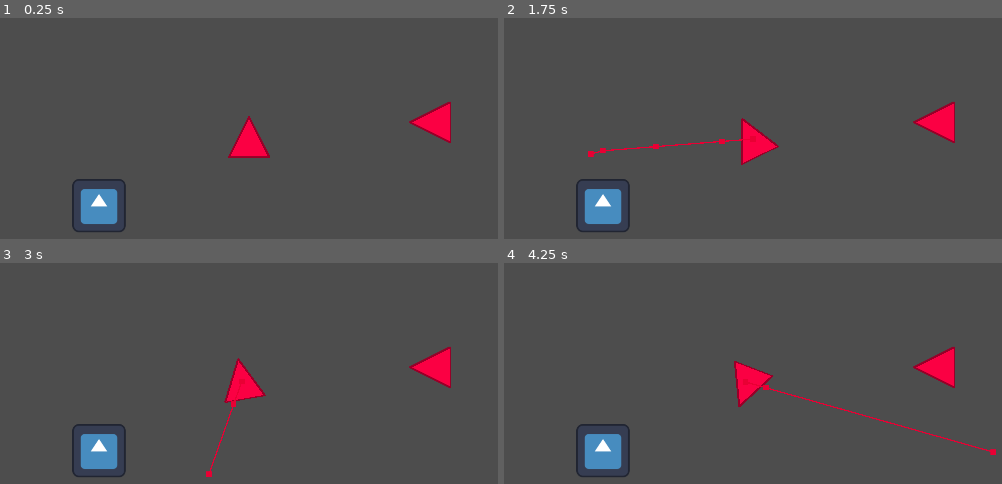
Above: before the commit, frames 1-4 (two rows, left to right).
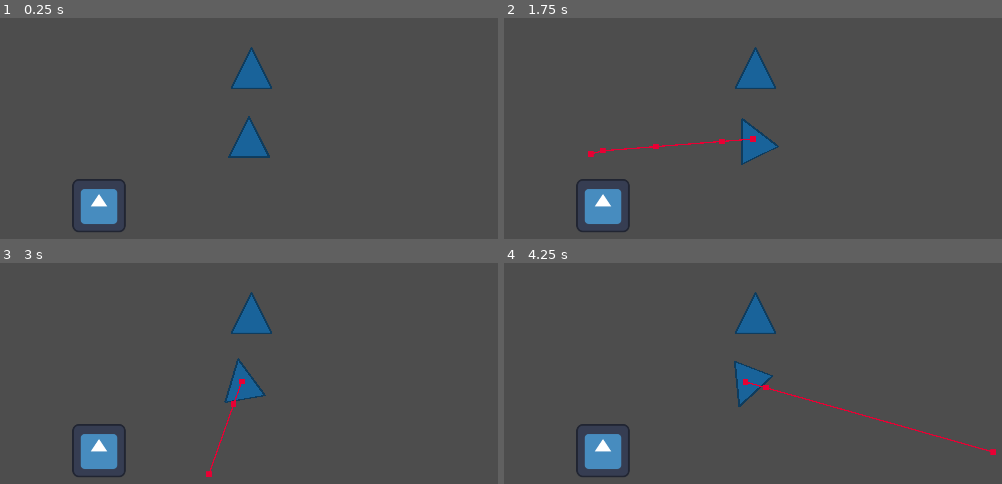
Above: after the commit, the same moments.

Repository: MendicantNinja/TheLastFleet
Game: Godot game, scene res://Scenes/GameScenes/CombatMap.tscn
The game is run twice, just before and just after one commit, with the same random seed, the same clock (stepped at 60 frames per second) and the same inputs. Before the commit the project has no main scene; this scene is started directly in both runs. The engine's default icon, where the game draws it, is replaced by a stand-in: a white triangle on a blue panel in a dark square.
Inputs (mouse positions are in pixels of both pictures, inside the frame that each line leads up to):
- Up to frame 1 (0.25 s): no input
- Up to frame 2 (1.75 s): tap Enter at 0.5 s; click (753, 139) at 0.67 s; tap Space at 1.25 s; move the mouse to (593, 161) at 1.27 s; click (593, 161) at 1.42 s
- Up to frame 3 (3 s): move the mouse to (328, 285) at 2.02 s; click (328, 285) at 2.17 s; move the mouse to (209, 472) at 2.77 s; click (209, 472) at 2.92 s
- Up to frame 4 (4.25 s): move the mouse to (992, 450) at 3.52 s; click (992, 450) at 3.67 s

The runs differ from the first frame. In frame 1, 2.5% of the frame differs, in the area x 45-91%, y 13-64%; in frame 2, 2.5%; in frame 3, 2.5%; in frame 4, 2.5%.

Commit message:
Basic Agent Avoidance Patch
Includes intermediate pathing fix amend.

Diff:
--- a/Scenes/GameScenes/CombatMap.tscn
+++ b/Scenes/GameScenes/CombatMap.tscn
@@ -50,7 +50,6 @@
 
 [node name="TestObstacle" type="StaticBody2D" parent="NavigationRegion2D"]
 position = Vector2(600, 700)
-collision_layer = 2
 
 [node name="TestSprite" type="Sprite2D" parent="NavigationRegion2D/TestObstacle"]
 texture = ExtResource("3_ousd4")
@@ -58,11 +57,9 @@
 [node name="CollisionShape2D" type="CollisionShape2D" parent="NavigationRegion2D/TestObstacle"]
 shape = SubResource("CircleShape2D_mwokj")
 
-[node name="PlayerShip" type="RigidBody2D" parent="."]
+[node name="PlayerShip" type="RigidBody2D" parent="NavigationRegion2D"]
 position = Vector2(960, 540)
 rotation = -1.5708
-collision_layer = 5
-collision_mask = 7
 input_pickable = true
 gravity_scale = 0.0
 continuous_cd = 1
@@ -70,17 +67,17 @@
 max_contacts_reported = 10
 script = ExtResource("2_u31ug")
 
-[node name="ShipSprite" type="Sprite2D" parent="PlayerShip"]
-self_modulate = Color(1, 0, 0.266666, 1)
+[node name="ShipSprite" type="Sprite2D" parent="NavigationRegion2D/PlayerShip"]
+self_modulate = Color(0.101362, 0.395403, 0.613697, 1)
 rotation = 1.5708
 scale = Vector2(0.1, 0.1)
 texture = ExtResource("1_1p2qq")
 offset = Vector2(0, -50)
 
-[node name="CollisionShape" type="CollisionShape2D" parent="PlayerShip"]
+[node name="CollisionShape" type="CollisionShape2D" parent="NavigationRegion2D/PlayerShip"]
 shape = SubResource("CircleShape2D_63ky0")
 
-[node name="ShipNavigationAgent" type="NavigationAgent2D" parent="PlayerShip"]
+[node name="ShipNavigationAgent" type="NavigationAgent2D" parent="NavigationRegion2D/PlayerShip"]
 path_desired_distance = 50.0
 target_desired_distance = 20.0
 path_max_distance = 50.0
@@ -89,42 +86,50 @@
 neighbor_distance = 1000.0
 time_horizon_agents = 5.0
 time_horizon_obstacles = 1.0
-avoidance_mask = 6
-avoidance_priority = 0.99
+max_speed = 1000.0
 debug_enabled = true
 debug_use_custom = true
 debug_path_custom_color = Color(0.913757, 0, 0.203475, 1)
 debug_path_custom_point_size = 13.0
 debug_path_custom_line_width = 3.0
 
-[node name="EnemyShip" type="RigidBody2D" parent="."]
-position = Vector2(1400, 500)
-rotation = 3.14159
-collision_layer = 5
-collision_mask = 7
+[node name="PlayerShip2" type="RigidBody2D" parent="NavigationRegion2D"]
+position = Vector2(966, 375)
+rotation = -1.5708
+input_pickable = true
 gravity_scale = 0.0
+continuous_cd = 1
 contact_monitor = true
 max_contacts_reported = 10
+script = ExtResource("2_u31ug")
 
-[node name="ShipSprite" type="Sprite2D" parent="EnemyShip"]
-self_modulate = Color(1, 0, 0.266666, 1)
+[node name="ShipSprite" type="Sprite2D" parent="NavigationRegion2D/PlayerShip2"]
+self_modulate = Color(0.101362, 0.395403, 0.613697, 1)
 rotation = 1.5708
 scale = Vector2(0.1, 0.1)
 texture = ExtResource("1_1p2qq")
 offset = Vector2(0, -50)
 
-[node name="CollisionShape2D" type="CollisionShape2D" parent="EnemyShip"]
+[node name="CollisionShape" type="CollisionShape2D" parent="NavigationRegion2D/PlayerShip2"]
 shape = SubResource("CircleShape2D_63ky0")
 
-[node name="NavigationAgent2D" type="NavigationAgent2D" parent="EnemyShip"]
+[node name="ShipNavigationAgent" type="NavigationAgent2D" parent="NavigationRegion2D/PlayerShip2"]
+path_desired_distance = 50.0
+target_desired_distance = 20.0
+path_max_distance = 50.0
 avoidance_enabled = true
-radius = 70.0
+radius = 200.0
 neighbor_distance = 1000.0
+time_horizon_agents = 5.0
 time_horizon_obstacles = 1.0
-avoidance_layers = 4
-avoidance_mask = 3
+max_speed = 1000.0
+debug_enabled = true
+debug_use_custom = true
+debug_path_custom_color = Color(0.913757, 0, 0.203475, 1)
+debug_path_custom_point_size = 13.0
+debug_path_custom_line_width = 3.0
 
-[node name="MeshInstance2D" type="MeshInstance2D" parent="EnemyShip"]
-
-[connection signal="input_event" from="PlayerShip" to="PlayerShip" method="_on_input_event"]
-[connection signal="velocity_computed" from="PlayerShip/ShipNavigationAgent" to="PlayerShip" method="_on_ShipNavigationAgent_velocity_computed"]
+[connection signal="input_event" from="NavigationRegion2D/PlayerShip" to="NavigationRegion2D/PlayerShip" method="_on_input_event"]
+[connection signal="velocity_computed" from="NavigationRegion2D/PlayerShip/ShipNavigationAgent" to="NavigationRegion2D/PlayerShip" method="_on_ShipNavigationAgent_velocity_computed"]
+[connection signal="input_event" from="NavigationRegion2D/PlayerShip2" to="NavigationRegion2D/PlayerShip2" method="_on_input_event"]
+[connection signal="velocity_computed" from="NavigationRegion2D/PlayerShip2/ShipNavigationAgent" to="NavigationRegion2D/PlayerShip2" method="_on_ShipNavigationAgent_velocity_computed"]
--- a/Scripts/ship.gd
+++ b/Scripts/ship.gd
@@ -6,6 +6,11 @@
 var acceleration: Vector2 = Vector2.ZERO
 var avoidance_velocity: Vector2 = Vector2.ZERO
 var target_position: Vector2 = Vector2.ZERO
+
+# Used for intermediate pathing around dynamic agents
+var final_target_position: Vector2 = Vector2.ZERO
+var intermediate_pathing: bool = false
+
 var movement_delta: float = 0.0
 var ship_select: bool = false
 
@@ -16,6 +21,7 @@
 func _input(event: InputEvent) -> void:
 	if event is InputEventMouseButton:
 		if event.pressed and event.button_mask == MOUSE_BUTTON_MASK_LEFT and ship_select:
+			intermediate_pathing = false
 			target_position = event.global_position
 			ShipNavigationAgent.set_target_position(target_position)  # move selected ship at event position
 		elif event.pressed and event.button_mask == MOUSE_BUTTON_MASK_RIGHT and ship_select:
@@ -36,29 +42,62 @@
 	if NavigationServer2D.map_get_iteration_id(ShipNavigationAgent.get_navigation_map()) == 0:
 		return
 
+#collider: The colliding object.
+#
+#collider_id: The colliding object's ID.
+#
+#normal: The object's surface normal at the intersection point, or Vector2(0, 0) if the ray starts inside the shape and PhysicsRayQueryParameters2D.hit_from_inside is true.
+#
+#position: The intersection point.
+#
+#rid: The intersecting object's RID.
+#
+#shape: The shape index of the colliding shape.
+
+
 	var ship_position: Vector2 = transform.get_origin()
 	var raycast_result: Dictionary = {}
 	var velocity = Vector2.ZERO
 	movement_delta = SPEED * delta
-	if target_position != Vector2.ZERO:
-		var space_state = get_world_2d().direct_space_state
-		var query = PhysicsRayQueryParameters2D.create(global_position, target_position, 3, [self])
+
+	# Do these two branch statements when first detecting a collision.
+	if intermediate_pathing == false and target_position != Vector2.ZERO:
+		print("Raycast shootout")
+		var space_state: PhysicsDirectSpaceState2D = get_world_2d().direct_space_state
+		var query: PhysicsRayQueryParameters2D = PhysicsRayQueryParameters2D.create(global_position, target_position, 1, [self])
 		raycast_result = space_state.intersect_ray(query)
 
-	if not raycast_result.is_empty() and not ShipNavigationAgent.is_navigation_finished():
+	if intermediate_pathing == false and not raycast_result.is_empty() and not ShipNavigationAgent.is_navigation_finished():
+		print("Raycast shootout calculate and set new intermediate path")
 		var collider_instance: Node = instance_from_id(raycast_result["collider_id"])
-		var collider_navagent: NavigationAgent2D = collider_instance.find_child("NavigationAgent2D")
-		var collider_center: Vector2 = raycast_result["collider"].global_position
+		#if collider_instance is
+		var collider_navagent: NavigationAgent2D = collider_instance.find_child("ShipNavigationAgent")
+		if collider_navagent == null:
+			return
+		var collider_center: Vector2 = collider_instance.position
 		var navagent_radius: int = collider_navagent.radius
+		intermediate_pathing = true
+		final_target_position = target_position
+		target_position = Vector2(collider_center.x - navagent_radius/1.3, collider_center.y)
+		ShipNavigationAgent.set_target_position(target_position)
 
-		pass
+	# Do this after finishing the intermediate pathing.
+	elif intermediate_pathing == true and ShipNavigationAgent.is_navigation_finished():
+		print("Intermediate pathing finished")
+		target_position = final_target_position
+		ShipNavigationAgent.set_target_position(target_position)
+		intermediate_pathing = false
+
+	# Normal Pathing
 	elif not ShipNavigationAgent.is_navigation_finished():
+		print("Pathing normally as navigation is not finished")
 		var next_path_position: Vector2 = ShipNavigationAgent.get_next_path_position()
 		var direction_to_path: Vector2 = ship_position.direction_to(next_path_position)
 		velocity = direction_to_path * movement_delta
 
 		var transform_look_at: Transform2D = transform.looking_at(next_path_position)
 		transform = transform.interpolate_with(transform_look_at, delta)
+
 
 	acceleration += velocity - linear_velocity
 
--- a/project.godot
+++ b/project.godot
@@ -11,6 +11,7 @@
 [application]
 
 config/name="The Last Fleet"
+run/main_scene="res://Scenes/GameScenes/CombatMap.tscn"
 config/features=PackedStringArray("4.3", "Forward Plus")
 config/icon="res://icon.svg"
 
